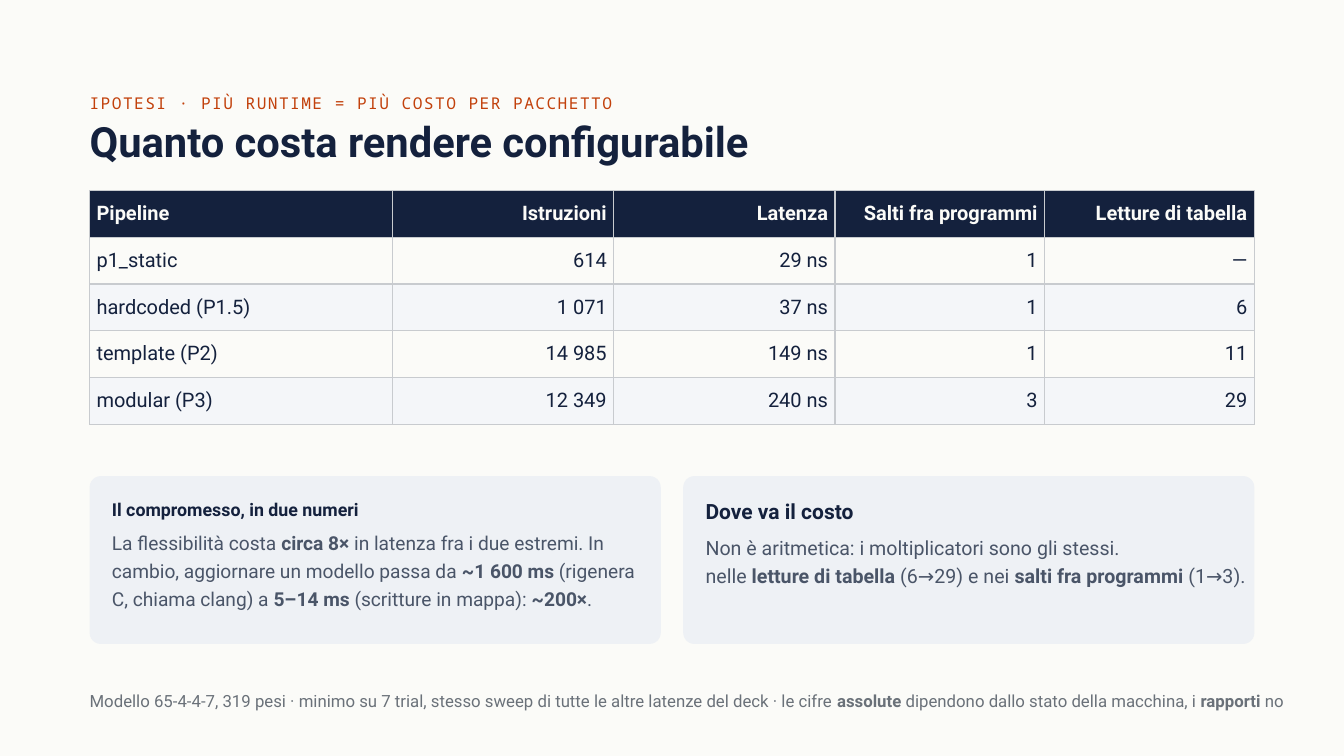
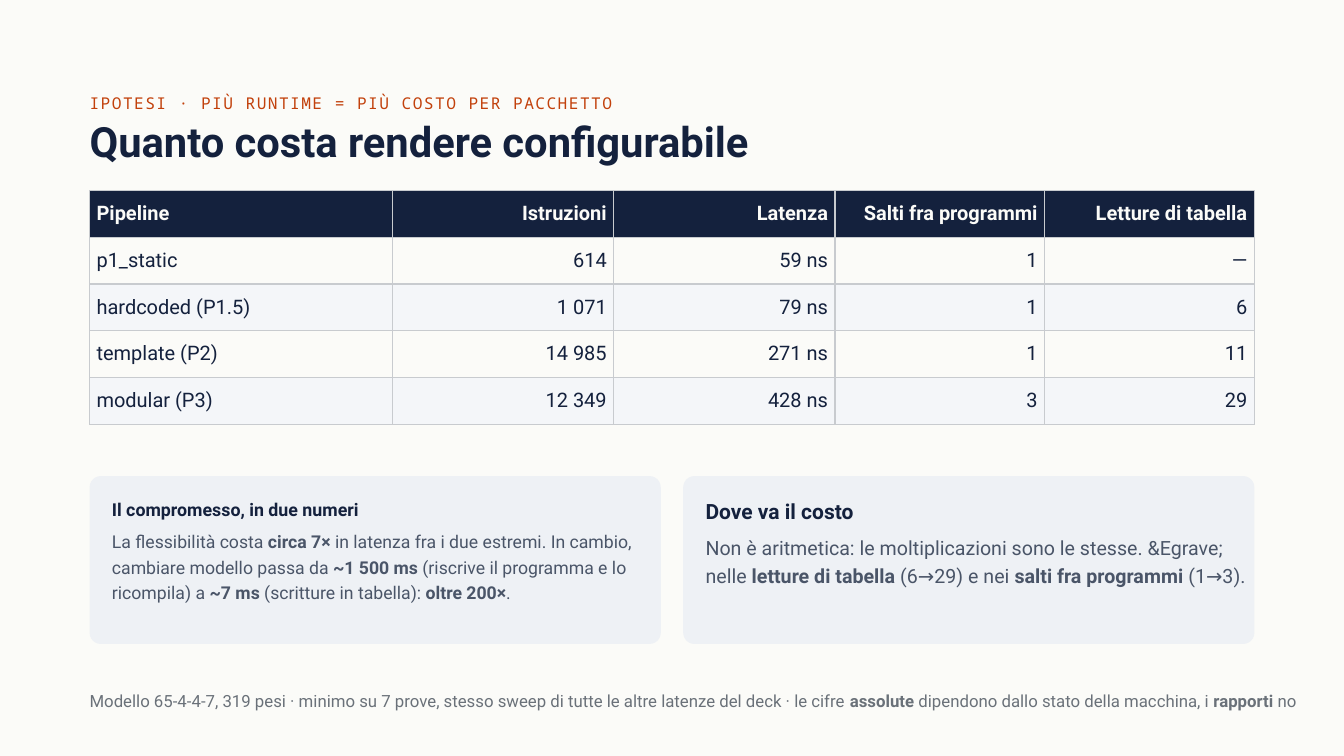
Before and after one commit to ettore-cantile/ipa_lab, a slide deck: slide 6 of docs/IPA eBPF — Implementazione e risultati.pptx (slide 5 before the commit). Drawn at 1344x756 pixels with LibreOffice and Linux fonts; fonts in the diff are those of the drawing. Boxes give left, top, right and bottom in pixels: in the first picture for what was removed or moved away, otherwise in the second. Text is boxed around its words. In the diff, an @@ line names an element or a change of style, - is before the commit and + after.

```diff
--- a/docs/IPA eBPF — Implementazione e risultati.pptx
+++ b/docs/IPA eBPF — Implementazione e risultati.pptx
@@ table at [90,191,1255,424] @@
-row 2, column 3: 29 ns
+row 2, column 3: 59 ns
-row 3, column 3: 37 ns
+row 3, column 3: 79 ns
-row 4, column 3: 149 ns
+row 4, column 3: 271 ns
-row 5, column 3: 240 ns
+row 5, column 3: 428 ns
@@ text at [112,534,632,603]: text changed; size 13.7 to 12.6 pt @@
-La flessibilità costa circa 8× in latenza fra i due estremi. In cambio, aggiornare un modello passa da ~1 600 ms (rigenera C, chiama clang) a 5–14 ms (scritture in mappa): ~200×.
+La flessibilità costa circa 7× in latenza fra i due estremi. In cambio, cambiare modello passa da ~1 500 ms (riscrive il programma e lo ricompila) a ~7 ms (scritture in tabella): oltre 200×.
@@ text at [706,540,1245,587]: text changed @@
-Non è aritmetica: i moltiplicatori sono gli stessi.
-nelle letture di tabella (6→29) e nei salti fra programmi (1→3).
+Non è aritmetica: le moltiplicazioni sono le stesse. &Egrave; nelle letture di tabella (6→29) e nei salti fra programmi (1→3).
@@ text at [90,694,1297,711]: text changed @@
-Modello 65-4-4-7, 319 pesi · minimo su 7 trial, stesso sweep di tutte le altre latenze del deck · le cifre assolute dipendono dallo stato della macchina, i rapporti no
+Modello 65-4-4-7, 319 pesi · minimo su 7 prove, stesso sweep di tutte le altre latenze del deck · le cifre assolute dipendono dallo stato della macchina, i rapporti no
```
Also in this commit, not shown: 9 other slides changed, 7 slides added, 42 other files.
